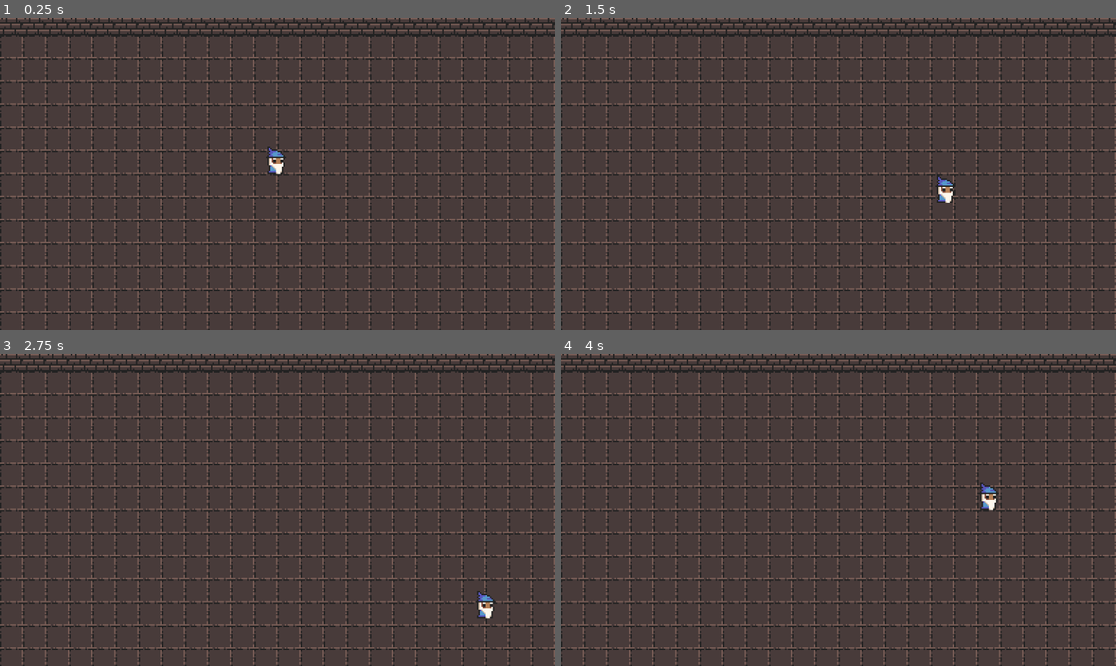
Above: before the commit, frames 1-4 (two rows, left to right).
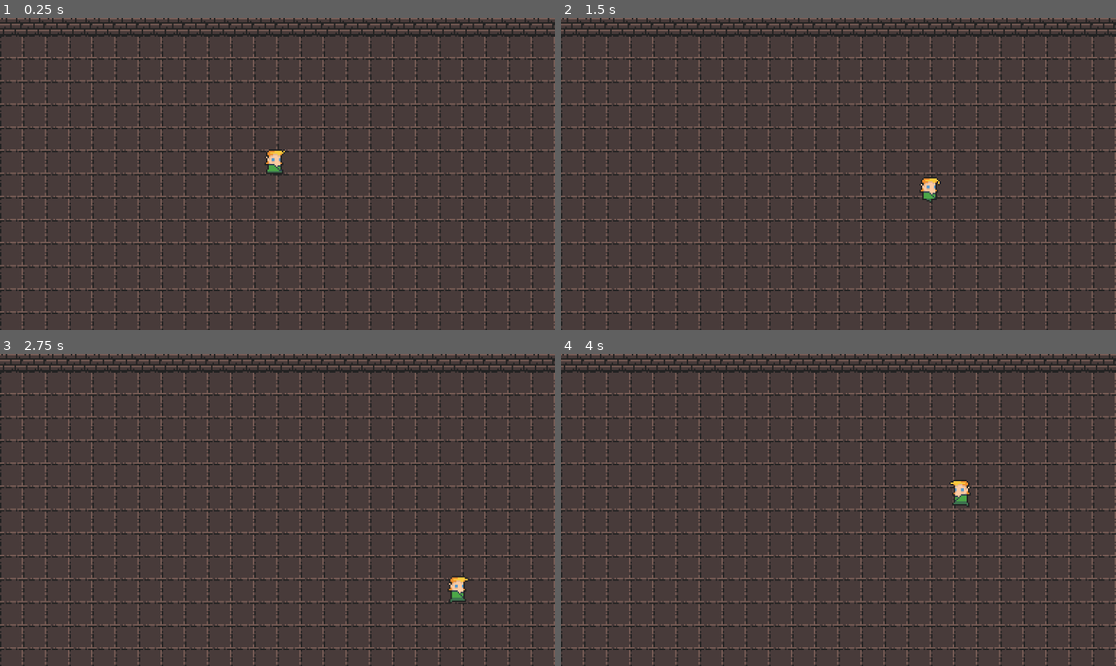
Above: after the commit, the same moments.

Repository: TadeoOrtiz/roguelike_godot_tutorial
Game: Godot game, scene res://main.tscn
Same seed, same stepped clock (60 frames per second), same inputs: the game is played once before the commit and once after it.
Inputs (mouse positions are in pixels of both pictures, inside the frame that each line leads up to):
- Up to frame 1 (0.25 s): no input
- Up to frame 2 (1.5 s): tap Enter (ui_accept) at 0.5, 0.77, 0.8, 1.07, 1.35 s; move the mouse to (960, 158) at 0.52 s; hold Right (ui_right) 0.53-1.28 s; click (960, 158) at 0.6 s; move the mouse to (727, 189) at 1.27 s; hold Down (ui_down) from 1.28 s (still down)
- Up to frame 3 (2.75 s): tap Enter (ui_accept) at 1.52, 1.82, 2.3 s; click (166, 525) at 1.55 s; move the mouse to (333, 441) at 2.02 s; release Down (ui_down) at 2.03 s; hold Right (ui_right) from 2.03 s (still down); click (333, 441) at 2.1 s
- Up to frame 4 (4 s): move the mouse to (810, 572) at 2.77 s; release Right (ui_right) at 2.78 s; hold Up (ui_up) 2.78-3.53 s; click (810, 572) at 2.85 s; tap Enter (ui_accept) at 3.02, 3.32, 3.6, 3.77 s; move the mouse to (1005, 556) at 3.52 s; hold Left (ui_left) from 3.53 s (still down)

The runs differ from the first frame. In frame 1, 0.2% of the frame differs, in the area x 47-52%, y 41-51%; in frame 2, 0.4%; in frame 3, 0.4%; in frame 4, 0.4%, in the area x 69-79%, y 40-51%.

Commit message:
Components_StateMachine

Diff:
--- a/nodes/player.gd
+++ /dev/null
@@ -1,17 +0,0 @@
-extends CharacterBody2D
-
-
-var speed = 100
-
-
-func _ready():
-	pass
-
-
-func _process(delta):
-
-	var direction = Input.get_vector("ui_left", "ui_right", "ui_up", "ui_down")
-
-	velocity = direction * speed
-
-	move_and_slide()
--- a/nodes/player.tscn
+++ b/nodes/player.tscn
@@ -1,21 +1,117 @@
-[gd_scene load_steps=4 format=3 uid="uid://qa10elaulhf3"]
+[gd_scene load_steps=15 format=3 uid="uid://qa10elaulhf3"]
 
-[ext_resource type="Texture2D" uid="uid://d3wihplp7cs15" path="res://characters/wizzard_m.png" id="1_11uud"]
-[ext_resource type="Script" path="res://nodes/player.gd" id="1_sx2sa"]
+[ext_resource type="Script" path="res://scripts/state/state_machine.gd" id="1_qoj8e"]
+[ext_resource type="Script" path="res://nodes/player_idle.gd" id="2_syaos"]
+[ext_resource type="Script" path="res://nodes/player_walk.gd" id="3_p4kk3"]
+[ext_resource type="Script" path="res://scripts/components/input_component.gd" id="4_34nnj"]
+[ext_resource type="Script" path="res://nodes/player_idle_attack.gd" id="4_eg8vr"]
+[ext_resource type="Script" path="res://nodes/player_move_attack.gd" id="4_htth2"]
+[ext_resource type="Script" path="res://scripts/components/velocity_component.gd" id="4_iccf0"]
+[ext_resource type="Texture2D" uid="uid://bjpacsypovbp2" path="res://characters/elf_m.png" id="6_aau1i"]
+[ext_resource type="Script" path="res://scripts/components/health_component.gd" id="7_w3mjk"]
 
 [sub_resource type="CapsuleShape2D" id="CapsuleShape2D_wpxtu"]
 radius = 5.0
 height = 18.0
 
+[sub_resource type="Animation" id="Animation_w21k3"]
+resource_name = "Idle"
+length = 0.40001
+loop_mode = 1
+tracks/0/type = "value"
+tracks/0/imported = false
+tracks/0/enabled = true
+tracks/0/path = NodePath("Sprite:frame")
+tracks/0/interp = 1
+tracks/0/loop_wrap = true
+tracks/0/keys = {
+"times": PackedFloat32Array(0, 0.1, 0.2, 0.3),
+"transitions": PackedFloat32Array(1, 1, 1, 1),
+"update": 1,
+"values": [0, 1, 2, 3]
+}
+
+[sub_resource type="Animation" id="Animation_bfdyb"]
+length = 0.001
+tracks/0/type = "value"
+tracks/0/imported = false
+tracks/0/enabled = true
+tracks/0/path = NodePath("Sprite:frame")
+tracks/0/interp = 1
+tracks/0/loop_wrap = true
+tracks/0/keys = {
+"times": PackedFloat32Array(0),
+"transitions": PackedFloat32Array(1),
+"update": 1,
+"values": [0]
+}
+
+[sub_resource type="Animation" id="Animation_oxcil"]
+resource_name = "Walk"
+length = 0.40001
+loop_mode = 1
+tracks/0/type = "value"
+tracks/0/imported = false
+tracks/0/enabled = true
+tracks/0/path = NodePath("Sprite:frame")
+tracks/0/interp = 1
+tracks/0/loop_wrap = true
+tracks/0/keys = {
+"times": PackedFloat32Array(0, 0.1, 0.2, 0.3),
+"transitions": PackedFloat32Array(1, 1, 1, 1),
+"update": 1,
+"values": [5, 6, 7, 8]
+}
+
+[sub_resource type="AnimationLibrary" id="AnimationLibrary_8nugq"]
+_data = {
+"Idle": SubResource("Animation_w21k3"),
+"RESET": SubResource("Animation_bfdyb"),
+"Walk": SubResource("Animation_oxcil")
+}
+
 [node name="Player" type="CharacterBody2D"]
-script = ExtResource("1_sx2sa")
+
+[node name="StateMachine" type="Node" parent="." node_paths=PackedStringArray("inital_state", "animation_player", "target")]
+script = ExtResource("1_qoj8e")
+inital_state = NodePath("Idle")
+animation_player = NodePath("../AnimationPlayer")
+target = NodePath("..")
+
+[node name="Idle" type="Node" parent="StateMachine"]
+script = ExtResource("2_syaos")
+
+[node name="Walk" type="Node" parent="StateMachine"]
+script = ExtResource("3_p4kk3")
+
+[node name="MoveAttack" type="Node" parent="StateMachine"]
+script = ExtResource("4_htth2")
+
+[node name="IdleAttack" type="Node" parent="StateMachine"]
+script = ExtResource("4_eg8vr")
 
 [node name="Sprite" type="Sprite2D" parent="."]
 position = Vector2(-1, -16)
-texture = ExtResource("1_11uud")
+texture = ExtResource("6_aau1i")
 hframes = 5
 vframes = 2
 
 [node name="CollisionShape2D" type="CollisionShape2D" parent="."]
 position = Vector2(0, -9)
 shape = SubResource("CapsuleShape2D_wpxtu")
+
+[node name="HealthComponent" type="Node" parent="."]
+script = ExtResource("7_w3mjk")
+MAX_HEALTH = 50
+
+[node name="VelocityComponent" type="Node" parent="."]
+script = ExtResource("4_iccf0")
+speed = 100
+
+[node name="InputComponent" type="Node" parent="."]
+script = ExtResource("4_34nnj")
+
+[node name="AnimationPlayer" type="AnimationPlayer" parent="."]
+libraries = {
+"": SubResource("AnimationLibrary_8nugq")
+}
--- /dev/null
+++ b/nodes/player_idle.gd
@@ -0,0 +1,14 @@
+extends State
+
+var input_component : InputComponent
+
+func enter(args := {}):
+	input_component = target.get_node("InputComponent")
+	anim.play("Idle")
+
+func state_process(delta : float) -> void:
+	if input_component.input_motion:
+		emit_signal("transitioned", self, "Walk", {})
+
+	if input_component.input_attack:
+		emit_signal("transitioned", self, "IdleAttack", {})
--- /dev/null
+++ b/nodes/player_idle_attack.gd
@@ -0,0 +1,11 @@
+extends State
+
+var health_component : HealthComponent
+
+func enter(args := {}):
+	health_component = target.get_node("HealthComponent")
+
+	health_component.heal(3)
+	print(health_component.current_health)
+	await get_tree().create_timer(0.5).timeout
+	emit_signal("transitioned", self, "Idle", {})
--- /dev/null
+++ b/nodes/player_move_attack.gd
@@ -0,0 +1,14 @@
+extends State
+
+var health_component : HealthComponent
+
+func enter(args := {}):
+	health_component = target.get_node("HealthComponent")
+
+	if args.has("direction"):
+		args["velocity_component"].move(0, args["direction"] * args["force"])
+
+	health_component.damage(5)
+	print(health_component.current_health)
+	await get_tree().create_timer(0.1).timeout
+	emit_signal("transitioned", self, "Idle", {})
--- /dev/null
+++ b/nodes/player_walk.gd
@@ -0,0 +1,26 @@
+extends State
+
+var input_component : InputComponent
+var velocity_component : VelocityComponent
+
+func enter(args := {}):
+	input_component = target.get_node("InputComponent")
+	velocity_component = target.get_node("VelocityComponent")
+	anim.play("Walk")
+
+func state_process(delta : float) -> void:
+	if input_component.input_motion == Vector2.ZERO:
+		emit_signal("transitioned", self, "Idle", {})
+
+	if input_component.input_motion.x != 0:
+		target.get_node("Sprite").scale.x = roundi(input_component.input_motion.x)
+
+	velocity_component.move(delta, input_component.input_motion)
+
+
+	if input_component.input_attack:
+		emit_signal("transitioned", self, "MoveAttack", {
+			"direction": input_component.input_motion,
+			"velocity_component": velocity_component,
+			"force": 10
+		})
--- a/project.godot
+++ b/project.godot
@@ -16,6 +16,14 @@
 config/features=PackedStringArray("4.1", "GL Compatibility")
 config/icon="res://icon.svg"
 
+[input]
+
+attack={
+"deadzone": 0.5,
+"events": [Object(InputEventMouseButton,"resource_local_to_scene":false,"resource_name":"","device":-1,"window_id":0,"alt_pressed":false,"shift_pressed":false,"ctrl_pressed":false,"meta_pressed":false,"button_mask":0,"position":Vector2(0, 0),"global_position":Vector2(0, 0),"factor":1.0,"button_index":1,"canceled":false,"pressed":false,"double_click":false,"script":null)
+]
+}
+
 [rendering]
 
 textures/canvas_textures/default_texture_filter=0
--- /dev/null
+++ b/scripts/components/health_component.gd
@@ -0,0 +1,26 @@
+class_name HealthComponent
+extends Node
+
+# Vida maxima
+@export var MAX_HEALTH : int
+@export var resistence : int
+
+# Vida actual con la cual se interactuara
+@onready var current_health := MAX_HEALTH:
+	set(value):
+		current_health = value
+		current_health = clampi(current_health, 0, MAX_HEALTH)
+		if current_health <= 0:
+			kill()
+
+# Añadir vida
+func heal(value : int) -> void:
+	current_health += value
+
+# Restar vida
+func damage(value : int) -> void:
+	current_health -= value
+
+# Eliminar padre (Futuramente se cambiara a una señal)
+func kill() -> void:
+	get_parent().queue_free()
--- /dev/null
+++ b/scripts/components/input_component.gd
@@ -0,0 +1,20 @@
+class_name InputComponent
+extends Node
+
+# Input para movimientos
+var input_motion : Vector2:
+	get:
+		input_motion = Input.get_vector("ui_left","ui_right","ui_up","ui_down")
+		return input_motion
+
+# Input para interactuar
+var input_action:
+	get:
+		input_action = Input.is_action_just_pressed("ui_accept")
+		return input_action
+
+# Input para atacar
+var input_attack:
+	get:
+		input_attack = Input.is_action_just_pressed("attack")
+		return input_attack
--- /dev/null
+++ b/scripts/components/velocity_component.gd
@@ -0,0 +1,24 @@
+class_name VelocityComponent
+extends Node
+
+# Variable de velocidad
+@export var speed : int
+
+# Target al cual se le aplicara la velocidad
+@onready var target : CharacterBody2D = get_parent()
+
+# Función de movimiento
+func move(delta : float, direction : Vector2) -> void:
+
+	# Si hay dirección se mueve de forma suave
+	if direction:
+		target.velocity.x = move_toward(target.velocity.x, direction.x * speed, speed)
+		target.velocity.y = move_toward(target.velocity.y, direction.y * speed, speed)
+
+	# Si no hay direccón se detiene de forma suave
+	else:
+		target.velocity.x = move_toward(target.velocity.x, 0, speed)
+		target.velocity.y = move_toward(target.velocity.y, 0, speed)
+
+	# Aplicar movimiento
+	target.move_and_slide()
--- /dev/null
+++ b/scripts/state/state.gd
@@ -0,0 +1,31 @@
+class_name State
+extends Node
+
+# Señal que se emite cada vez que se quiera cambiar de estado
+signal transitioned(state : State, new_state_name : String, args : Dictionary)
+
+# Referencia al target
+var target : Node2D
+
+# Referencia al nodo para animar
+var anim : AnimationPlayer
+
+# Función que se ejecuta al entrar al estado
+func enter(args : Dictionary):
+	pass
+
+# Función que se ejecuta al salir al estado
+func exit():
+	pass
+
+# Process del estado
+func state_process(delta : float) -> void:
+	pass
+
+# Physics process del estado
+func state_physics_process(delta : float) -> void:
+	pass
+
+# input del estado
+func state_input(event : InputEvent) -> void:
+	pass
--- /dev/null
+++ b/scripts/state/state_machine.gd
@@ -0,0 +1,77 @@
+class_name StateMachine
+extends Node
+
+# Estado inicial
+@export var inital_state : State
+
+# Nodo para animar
+@export var animation_player : AnimationPlayer
+
+# Padre o nodo en el cual se efectuaran los cambios
+@export var target : Node2D
+
+# Diccionario donde estaran los estados
+# {
+#	"Idle" : Node#Idle,
+# }
+var states : Dictionary
+
+# Estado actual
+var current_state : State
+
+func _ready():
+	for child in get_children():
+
+		# Asignar a cada estado sus referencias
+		child.target = target
+		child.anim = animation_player
+
+		# Conectar señal para transicionar
+		child.transitioned.connect(change_state)
+
+		# Añadir estado al diccionario
+		states[child.name] = child
+
+	# Colocar el inicial como el actual
+	current_state = inital_state
+
+	# Entrar al estado acutal
+	current_state.enter({})
+
+# Process del estado sincronizado con el de la StateMachine
+func _process(delta):
+	if current_state:
+		current_state.state_process(delta)
+
+# Physics process del estado sincronizado con el de la StateMachine
+func _physics_process(delta):
+	if current_state:
+		current_state.state_physics_process(delta)
+
+# Input del estado sincronizado con el de la StateMachine
+func _input(event):
+	if current_state:
+		current_state.state_input(event)
+
+# Función para cambiar de estado
+func change_state(state : State, new_state_name : String, args : Dictionary):
+
+	# Si se llega a pasar otro estado se corta la funcion
+	if state != current_state:
+		return
+
+	# Crear un nuevo estado a pidiendolo desde el diccionario
+	var new_state : State = states[new_state_name]
+
+	# Si no existe ese estado se corta la función
+	if !new_state:
+		return
+
+	# Se sale del estado actual
+	current_state.exit()
+
+	# Se coloca el nuevo estado como el actual
+	current_state = new_state
+
+	# Se entra al nuevo estado
+	current_state.enter(args)
